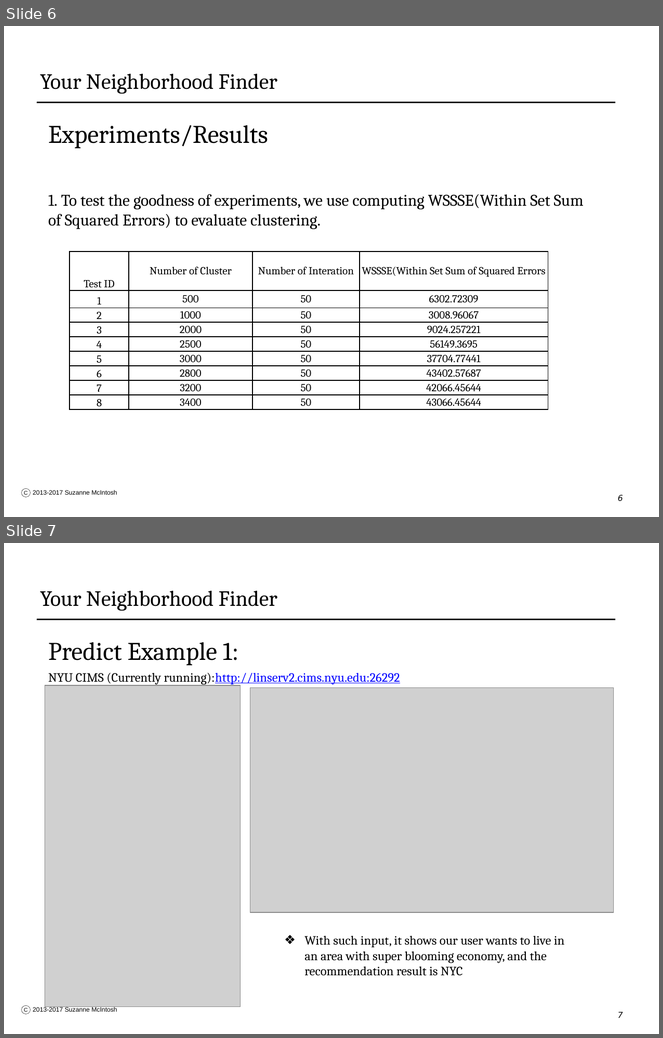
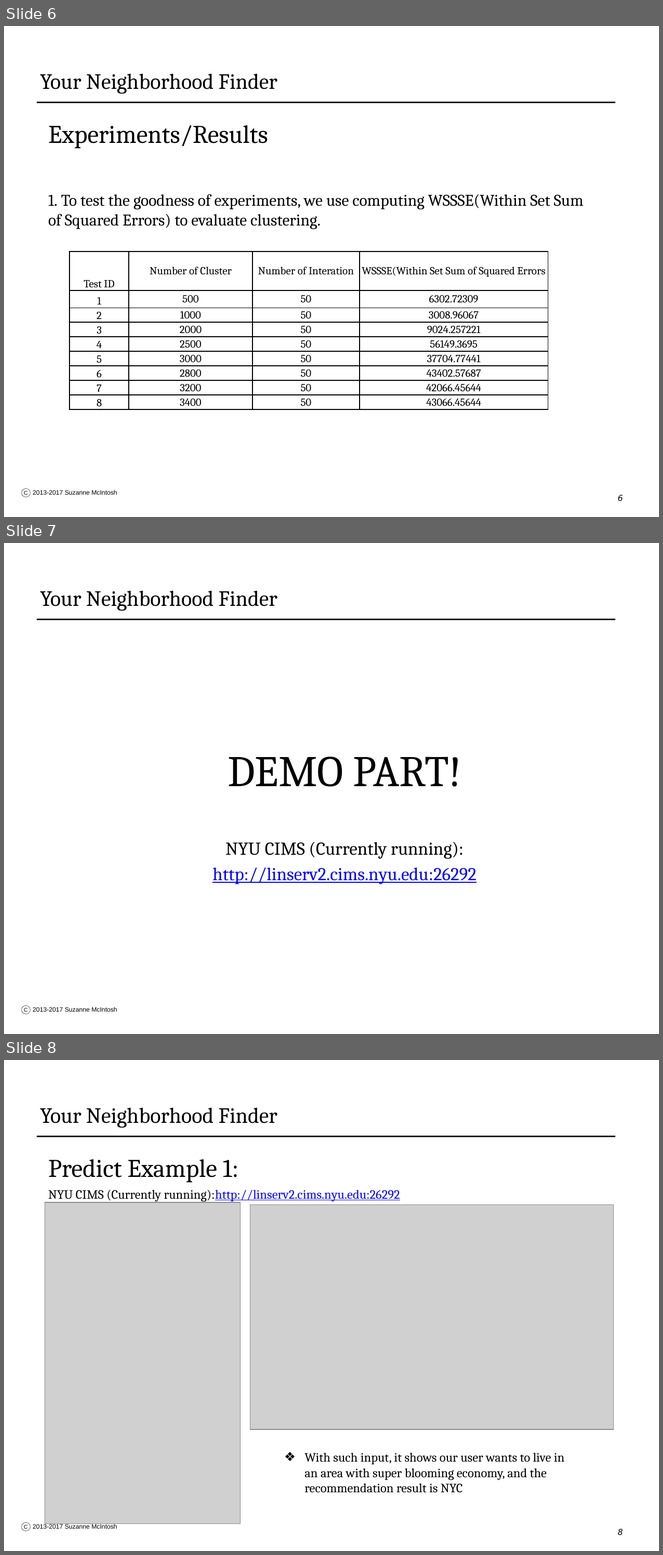
Before and after one commit to ceciliazhang12/NeighborhoodFinder, a slide deck: Slides_final.pptx. Shown one above the other, each under a label of ours: slides 6 and 7 before the commit, slides 6, 7 and 8 after it. The pictures are 663x1038 and 663x1555 pixels, drawn with LibreOffice and Linux fonts; fonts in the diff are those of the drawing; grey boxes stand for pictures. Boxes give left, top, right and bottom in pixels: in the first picture for what was removed or moved away, otherwise in the second. Text is boxed around its words. In the diff, an @@ line names an element or a change of style, - is before the commit and + after.

Commit message:
final slides

```diff
--- a/Slides_final.pptx
+++ b/Slides_final.pptx
@@ slide 7 added at box(4, 543, 659, 1034), background #FFFFFF; not listed: 3 template elements that a slide beside it also shows @@
@@ title added at box(40, 590, 278, 611), 24 pt, text #000000 @@
+Your Neighborhood Finder
@@ text added at box(213, 757, 476, 885), 20 pt, text #000000 @@
+DEMO PART!
+NYU CIMS (Currently running):
+http://linserv2.cims.nyu.edu:26292
@@ what was slide 7 is now slide 8 @@
@@ page number at box(618, 1529, 623, 1536): text changed @@
-7
+8
```
